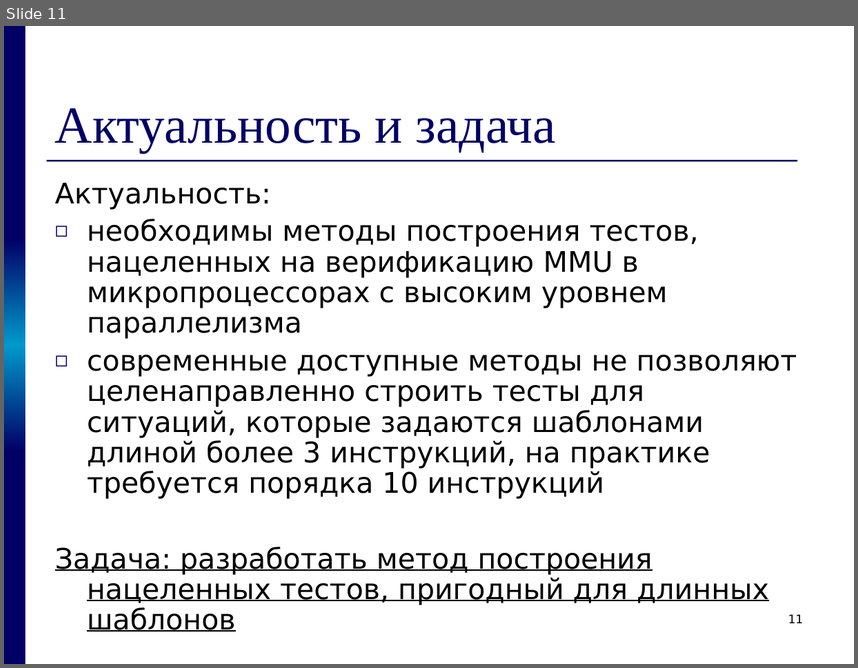
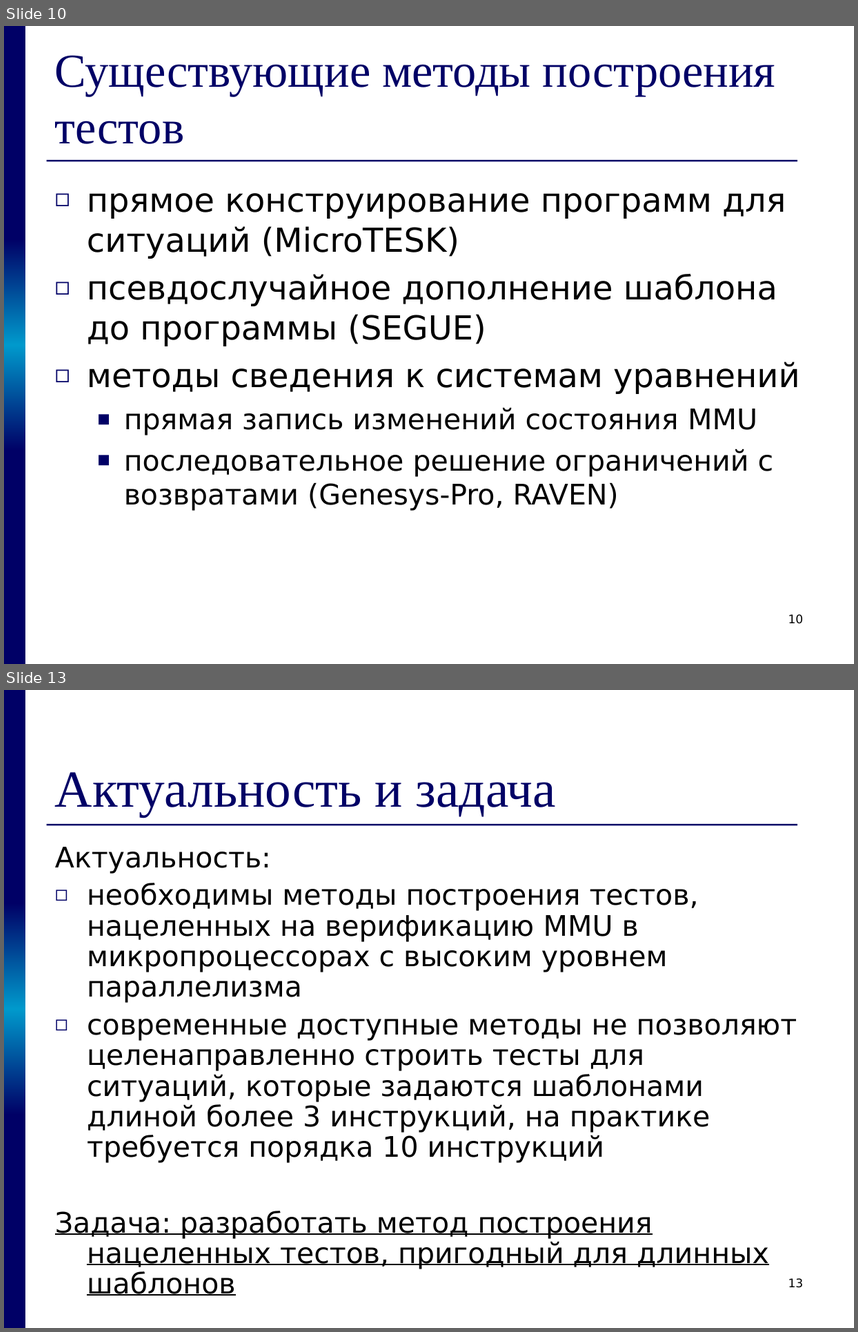
Before and after one commit to kornevgen/tesla-project, a slide deck: papers/THESIS/talks/pred/prethesis8.ppt. Shown one above the other, each under a label of ours: slide 11 before the commit, slides 10 and 13 after it; the slides between them are not shown. The pictures are 858x668 and 858x1332 pixels, drawn with LibreOffice and Linux fonts; fonts in the diff are those of the drawing. Boxes give left, top, right and bottom in pixels: in the first picture for what was removed or moved away, otherwise in the second. Text is boxed around its words. In the diff, an @@ line names an element or a change of style, - is before the commit and + after.

```diff
--- a/papers/THESIS/talks/pred/prethesis8.ppt
+++ b/papers/THESIS/talks/pred/prethesis8.ppt
@@ slide 10 added at <box>4,26,854,664</box>, background #FFFFFF; not listed: 4 template elements that a slide beside it also shows @@
@@ title added at <box>55,55,775,144</box>, 40 pt, text #000066 @@
+Существующие методы построения тестов
@@ text added at <box>87,193,800,510</box>, 28 pt, text #000000 @@
+◻ прямое конструирование программ для ситуаций (MicroTESK)
+◻ псевдослучайное дополнение шаблона до программы (SEGUE)
+◻ методы сведения к системам уравнений
+  ■ прямая запись изменений состояния MMU
+  ■ последовательное решение ограничений с возвратами (Genesys-Pro, RAVEN)
@@ page number added at <box>789,614,804,624</box>, 10 pt, text #000000 @@
+10
@@ what was slide 11 is now slide 13 @@
@@ page number at <box>789,1278,804,1288</box>: text changed @@
-11
+13
```
Also in this commit, not shown: 8 slides changed, 5 other slides added, 1 other file.
